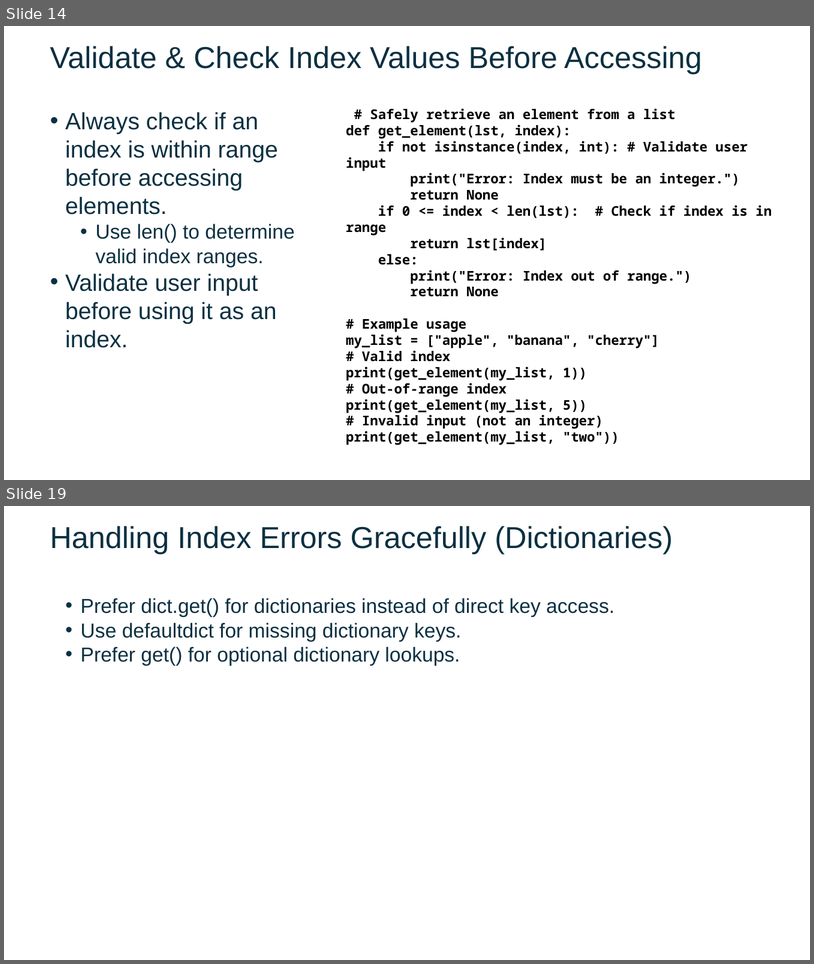
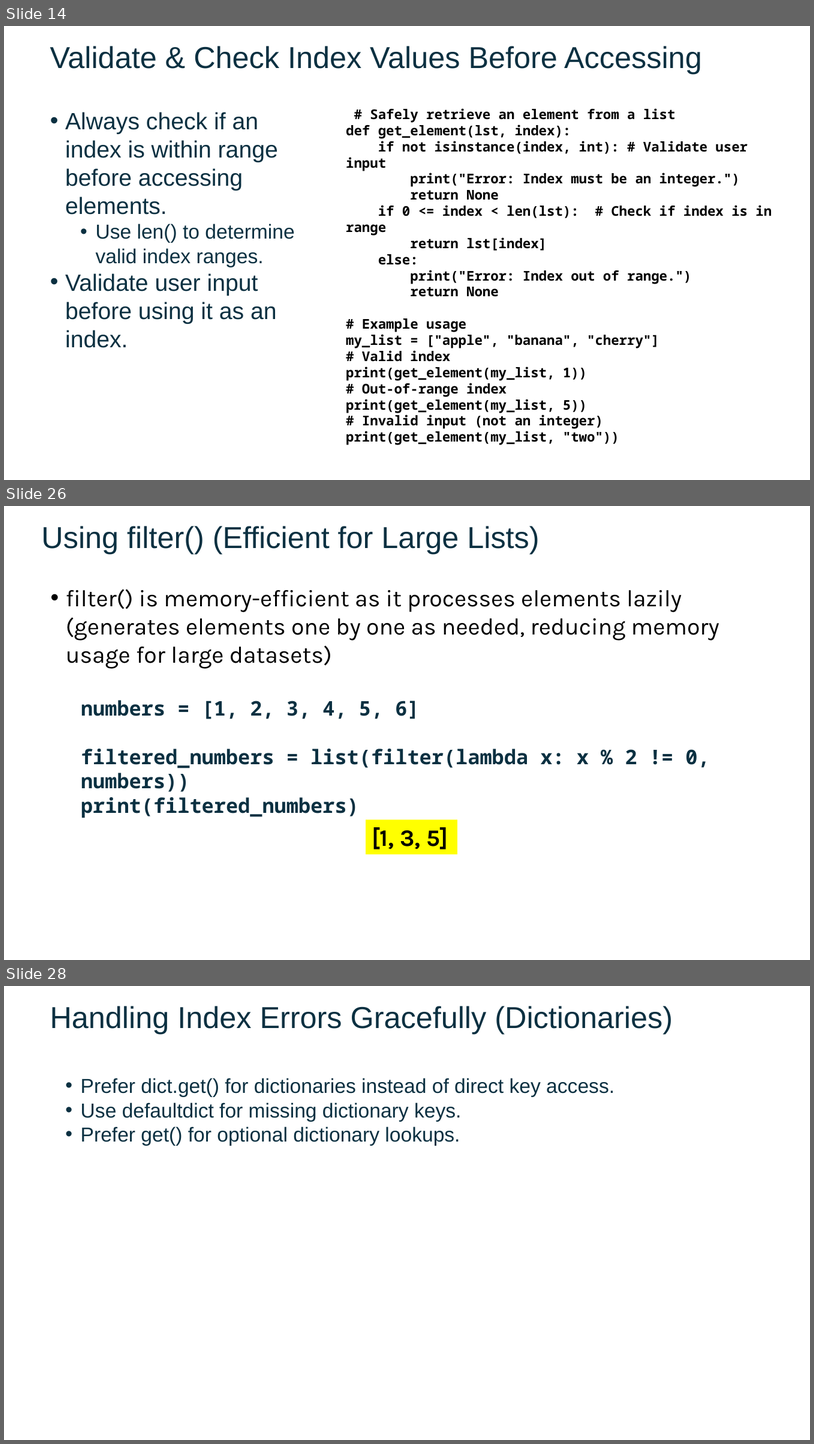
Before and after one commit to FSCJ-FacultyDev/SWC-Columbus-2025, a slide deck: Slides-Day2.pptx. Shown one above the other, each under a label of ours: slides 14 and 19 before the commit, slides 14, 26 and 28 after it; the slides between them are not shown. The pictures are 814x964 and 814x1444 pixels, drawn with LibreOffice and Linux fonts; fonts in the diff are those of the drawing; background and template pictures are left out. Boxes give left, top, right and bottom in pixels: in the first picture for what was removed or moved away, otherwise in the second. Text is boxed around its words. In the diff, an @@ line names an element or a change of style, - is before the commit and + after.

```diff
--- a/Slides-Day2.pptx
+++ b/Slides-Day2.pptx
@@ slide 26 added at [4,506,810,960], background picture (left out) @@
@@ text added at [41,526,539,554], 36 pt, text #0B3041 @@
+Using filter() (Efficient for Large Lists)
@@ text added at [66,589,720,792], 28 pt, text #000000 @@
+  • filter() is memory-efficient as it processes elements lazily (generates elements one by one as needed, reducing memory usage for large datasets)
+  numbers = [1, 2, 3, 4, 5, 6]
+  filtered_numbers = list(filter(lambda x: x % 2 != 0, numbers))
+  print(filtered_numbers)
@@ rectangle added at [366,819,458,854], fill #FFFF00, 28 pt, text #000000, bold @@
+[1, 3, 5]
@@ what was slide 19 is now slide 28 @@
```
Also in this commit, not shown: 3 slides changed, 9 other slides added, 1 slide removed, 4 other files.
